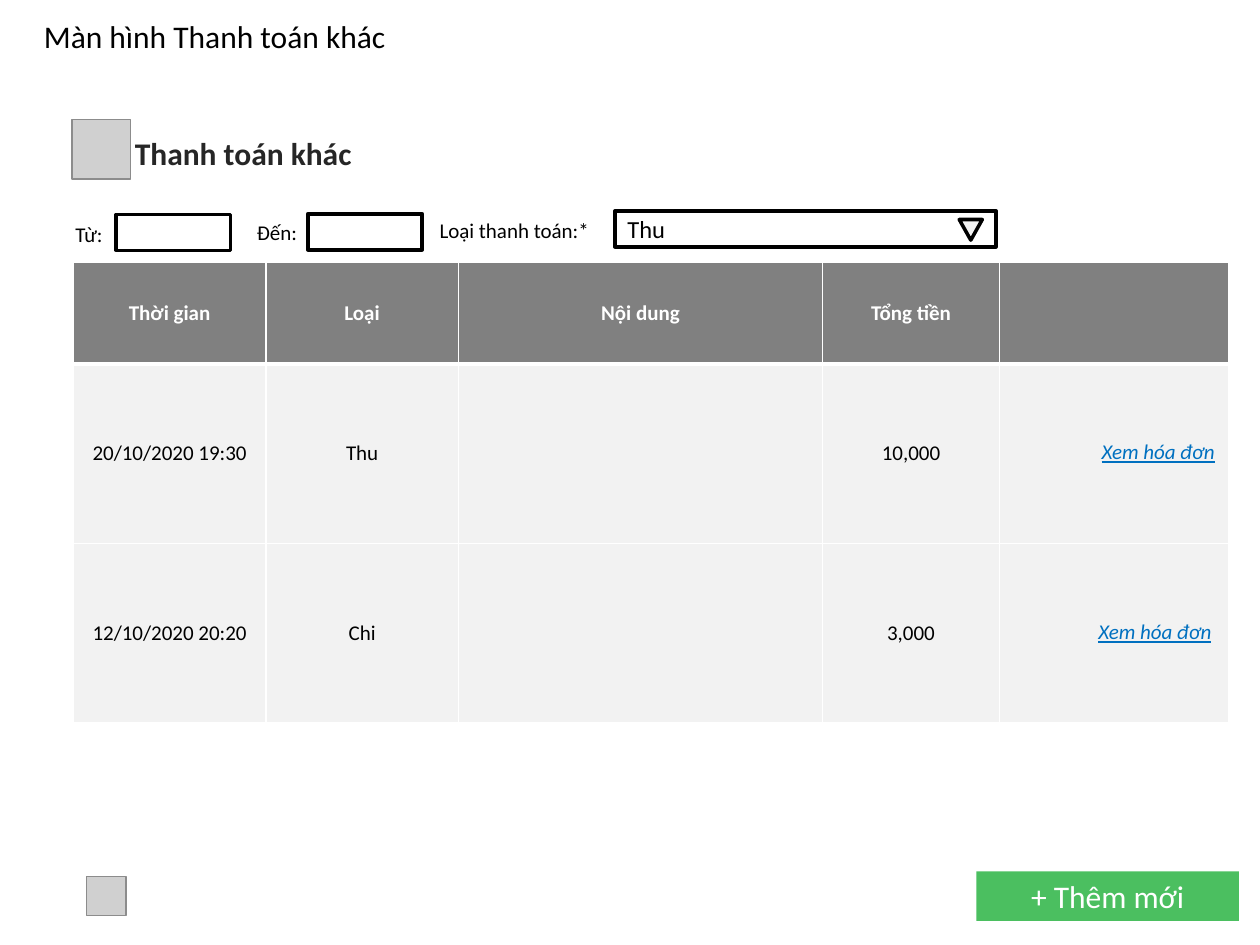
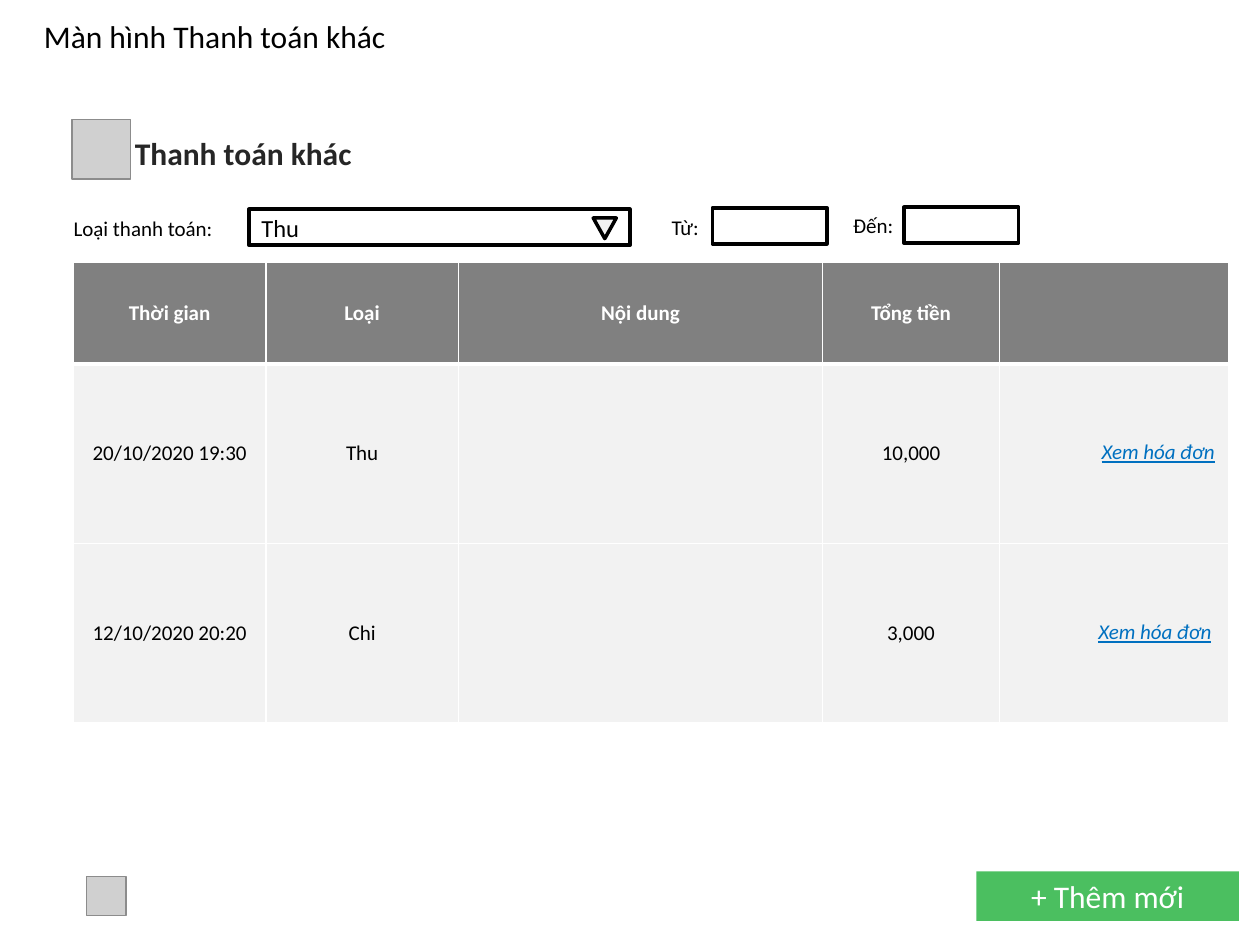
Before and after one commit to TrdHuy/Pharmacy, a slide deck: slide 26 of Pharmacy/UXUI/PagesUI.pptx. Drawn at 1260x945 pixels with LibreOffice and Linux fonts; fonts in the diff are those of the drawing; grey boxes stand for pictures; background and template pictures are left out. Boxes give left, top, right and bottom in pixels: in the first picture for what was removed or moved away, otherwise in the second. Text is boxed around its words. In the diff, an @@ line names an element or a change of style, - is before the commit and + after.

```diff
--- a/Pharmacy/UXUI/PagesUI.pptx
+++ b/Pharmacy/UXUI/PagesUI.pptx
@@ rectangle "Thu" moved from (x1=615, y1=210, x2=995, y2=247) to (x1=249, y1=209, x2=630, y2=246) @@
@@ 2 texts, 1 rectangle moved together from (x1=75, y1=214, x2=297, y2=251) to (x1=672, y1=208, x2=893, y2=244) @@
@@ rectangle moved from (x1=307, y1=214, x2=422, y2=251) to (x1=905, y1=207, x2=1019, y2=243) @@
@@ text at (x1=74, y1=221, x2=213, y2=240): text changed @@
-Loại thanh toán:*
+Loại thanh toán:
@@ triangle moved from (x1=959, y1=219, x2=982, y2=239) to (x1=593, y1=218, x2=616, y2=238) @@
```
Also in this commit, not shown: 1 other slide changed, 15 other files.
